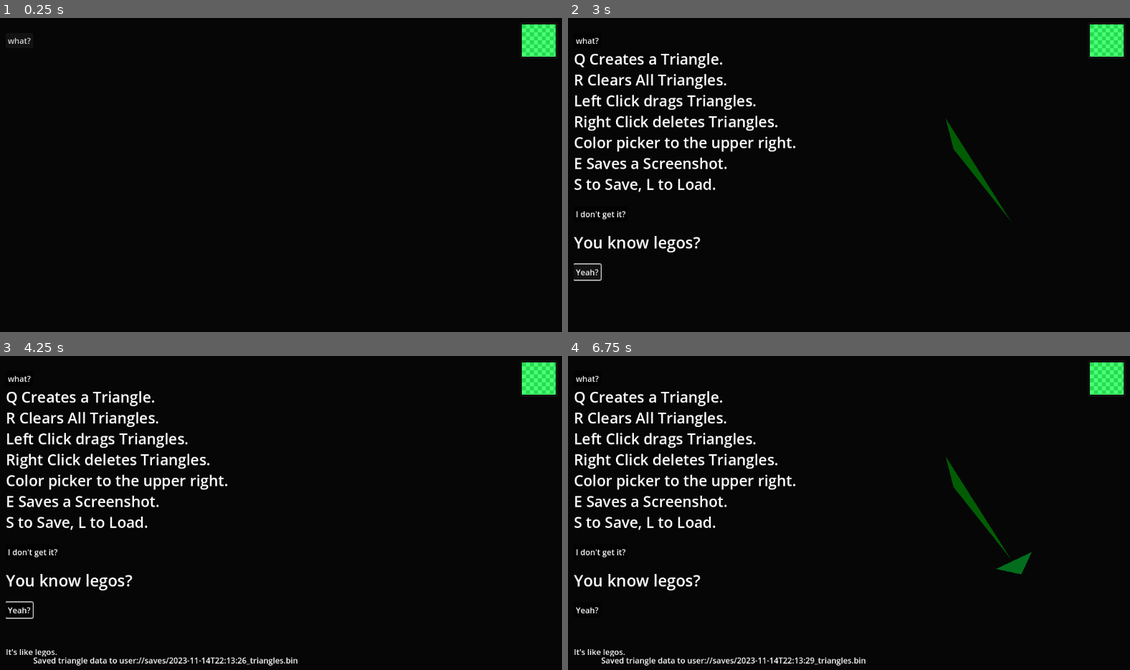
Above: before the commit, frames 1-4 (two rows, left to right).
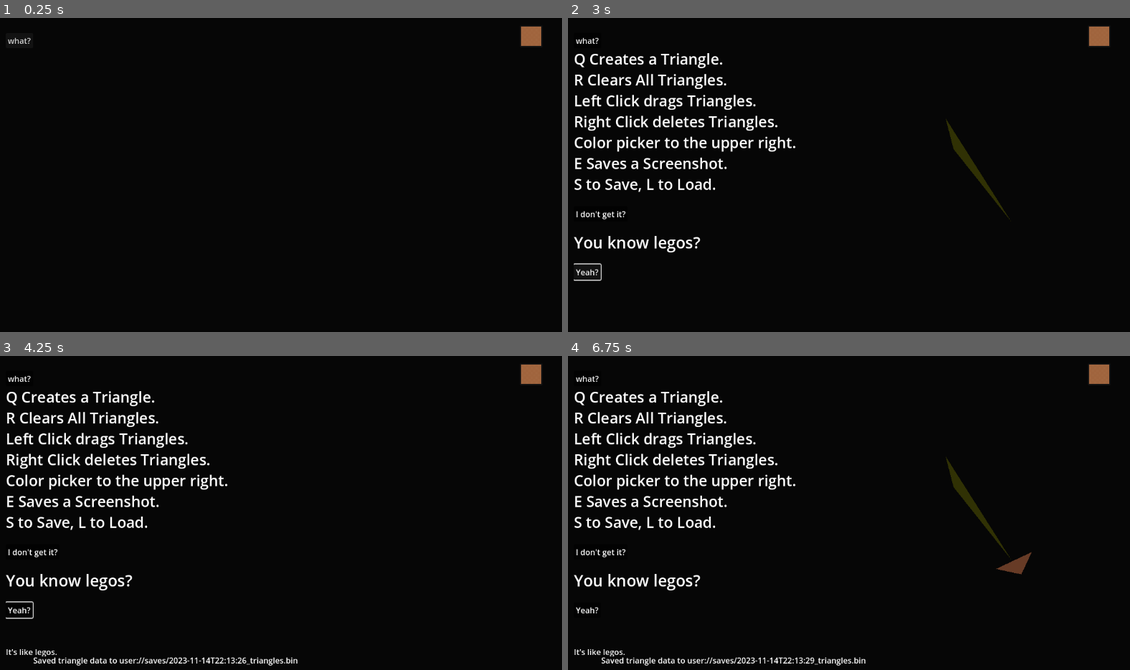
Above: after the commit, the same moments.

Repository: helloimowen/triangles
Game: Godot game, scene res://node_2d.tscn
Two runs of this game, one before a commit and one after it. Both use one fixed random seed, a clock stepped at 60 frames per second and the inputs below.
Inputs (mouse positions are in pixels of both pictures, inside the frame that each line leads up to):
- Up to frame 1 (0.25 s): no input
- Up to frame 2 (3 s): click "what?" at 0.5 s; click "I don't get it?" at 1.25 s; click "Yeah?" at 2 s; tap Enter at 2.75 s; move the mouse to (972, 162) at 2.77 s; tap Q at 2.85 s; click (972, 162) at 2.92 s
- Up to frame 3 (4.25 s): tap Space at 3.5 s; move the mouse to (337, 443) at 3.52 s; hold S from 3.53 s (still down); tap R at 3.6 s; click (337, 443) at 3.67 s
- Up to frame 4 (6.75 s): tap Enter at 4.25, 6.5 s; move the mouse to (899, 447) at 4.27 s; release S at 4.28 s; tap E at 4.35 s; tap Space at 5 s; move the mouse to (815, 582) at 5.02 s; tap L at 5.1 s; click (815, 582) at 5.17 s; click "2023-11-14T22:13:26_triangles…" at 5.75 s; move the mouse to (1017, 566) at 6.52 s; hold S from 6.53 s (still down); tap Q at 6.6 s

The runs differ from the first frame. In frame 1, 0.6% of the frame differs, in the area x 92-99%, y 2-13%; in frame 2, 1.0%; in frame 3, 0.6%; in frame 4, 1.2%, in the area x 67-99%, y 2-70%.

Commit message:
Create game releases (#3)

Diff:
--- /dev/null
+++ b/export_presets_all.cfg
@@ -0,0 +1,246 @@
+[preset.0]
+
+name="Web"
+platform="Web"
+runnable=true
+dedicated_server=false
+custom_features=""
+export_filter="all_resources"
+include_filter=""
+exclude_filter=""
+export_path="builds/Web/index.html"
+encryption_include_filters=""
+encryption_exclude_filters=""
+encrypt_pck=false
+encrypt_directory=false
+
+[preset.0.options]
+
+custom_template/debug=""
+custom_template/release=""
+variant/extensions_support=false
+vram_texture_compression/for_desktop=true
+vram_texture_compression/for_mobile=true
+html/export_icon=true
+html/custom_html_shell=""
+html/head_include="Cross-Origin-Opener-Policy = \"same-origin\"
+Cross-Origin-Embedder-Policy = \"require-corp\""
+html/canvas_resize_policy=2
+html/focus_canvas_on_start=true
+html/experimental_virtual_keyboard=true
+progressive_web_app/enabled=false
+progressive_web_app/offline_page=""
+progressive_web_app/display=1
+progressive_web_app/orientation=0
+progressive_web_app/icon_144x144=""
+progressive_web_app/icon_180x180=""
+progressive_web_app/icon_512x512=""
+progressive_web_app/background_color=Color(0, 0, 0, 1)
+
+[preset.1]
+
+name="macOS"
+platform="macOS"
+runnable=true
+dedicated_server=false
+custom_features=""
+export_filter="all_resources"
+include_filter=""
+exclude_filter=""
+export_path="builds/color-cards.zip"
+encryption_include_filters=""
+encryption_exclude_filters=""
+encrypt_pck=false
+encrypt_directory=false
+
+[preset.1.options]
+
+export/distribution_type=1
+binary_format/architecture="universal"
+custom_template/debug=""
+custom_template/release=""
+debug/export_console_wrapper=1
+application/icon="res://icon.svg"
+application/icon_interpolation=4
+application/bundle_identifier="com.triangles.art"
+application/signature=""
+application/app_category="Graphics-design"
+application/short_version=""
+application/version=""
+application/copyright=""
+application/copyright_localized={}
+application/min_macos_version="10.12"
+application/export_angle=0
+display/high_res=true
+xcode/platform_build="14C18"
+xcode/sdk_version="13.1"
+xcode/sdk_build="22C55"
+xcode/sdk_name="macosx13.1"
+xcode/xcode_version="1420"
+xcode/xcode_build="14C18"
+codesign/codesign=1
+codesign/installer_identity=""
+codesign/apple_team_id=""
+codesign/identity=""
+codesign/entitlements/custom_file=""
+codesign/entitlements/allow_jit_code_execution=false
+codesign/entitlements/allow_unsigned_executable_memory=false
+codesign/entitlements/allow_dyld_environment_variables=false
+codesign/entitlements/disable_library_validation=false
+codesign/entitlements/audio_input=false
+codesign/entitlements/camera=false
+codesign/entitlements/location=false
+codesign/entitlements/address_book=false
+codesign/entitlements/calendars=false
+codesign/entitlements/photos_library=false
+codesign/entitlements/apple_events=false
+codesign/entitlements/debugging=false
+codesign/entitlements/app_sandbox/enabled=false
+codesign/entitlements/app_sandbox/network_server=false
+codesign/entitlements/app_sandbox/network_client=false
+codesign/entitlements/app_sandbox/device_usb=false
+codesign/entitlements/app_sandbox/device_bluetooth=false
+codesign/entitlements/app_sandbox/files_downloads=0
+codesign/entitlements/app_sandbox/files_pictures=0
+codesign/entitlements/app_sandbox/files_music=0
+codesign/entitlements/app_sandbox/files_movies=0
+codesign/entitlements/app_sandbox/files_user_selected=0
+codesign/entitlements/app_sandbox/helper_executables=[]
+codesign/custom_options=PackedStringArray()
+notarization/notarization=0
+privacy/microphone_usage_description=""
+privacy/microphone_usage_description_localized={}
+privacy/camera_usage_description=""
+privacy/camera_usage_description_localized={}
+privacy/location_usage_description=""
+privacy/location_usage_description_localized={}
+privacy/address_book_usage_description=""
+privacy/address_book_usage_description_localized={}
+privacy/calendar_usage_description=""
+privacy/calendar_usage_description_localized={}
+privacy/photos_library_usage_description=""
+privacy/photos_library_usage_description_localized={}
+privacy/desktop_folder_usage_description=""
+privacy/desktop_folder_usage_description_localized={}
+privacy/documents_folder_usage_description=""
+privacy/documents_folder_usage_description_localized={}
+privacy/downloads_folder_usage_description=""
+privacy/downloads_folder_usage_description_localized={}
+privacy/network_volumes_usage_description=""
+privacy/network_volumes_usage_description_localized={}
+privacy/removable_volumes_usage_description=""
+privacy/removable_volumes_usage_description_localized={}
+ssh_remote_deploy/enabled=false
+ssh_remote_deploy/host="user@host_ip"
+ssh_remote_deploy/port="22"
+ssh_remote_deploy/extra_args_ssh=""
+ssh_remote_deploy/extra_args_scp=""
+ssh_remote_deploy/run_script="#!/usr/bin/env bash
+unzip -o -q \"{temp_dir}/{archive_name}\" -d \"{temp_dir}\"
+open \"{temp_dir}/{exe_name}.app\" --args {cmd_args}"
+ssh_remote_deploy/cleanup_script="#!/usr/bin/env bash
+kill $(pgrep -x -f \"{temp_dir}/{exe_name}.app/Contents/MacOS/{exe_name} {cmd_args}\")
+rm -rf \"{temp_dir}\""
+
+[preset.2]
+
+name="Windows Desktop"
+platform="Windows Desktop"
+runnable=true
+dedicated_server=false
+custom_features=""
+export_filter="all_resources"
+include_filter=""
+exclude_filter=""
+export_path="builds/color-cards.exe"
+encryption_include_filters=""
+encryption_exclude_filters=""
+encrypt_pck=false
+encrypt_directory=false
+
+[preset.2.options]
+
+custom_template/debug=""
+custom_template/release=""
+debug/export_console_wrapper=1
+binary_format/embed_pck=false
+texture_format/bptc=true
+texture_format/s3tc=true
+texture_format/etc=false
+texture_format/etc2=false
+binary_format/architecture="x86_64"
+codesign/enable=false
+codesign/timestamp=true
+codesign/timestamp_server_url=""
+codesign/digest_algorithm=1
+codesign/description=""
+codesign/custom_options=PackedStringArray()
+application/modify_resources=true
+application/icon=""
+application/console_wrapper_icon=""
+application/icon_interpolation=4
+application/file_version=""
+application/product_version=""
+application/company_name=""
+application/product_name=""
+application/file_description=""
+application/copyright=""
+application/trademarks=""
+application/export_angle=0
+ssh_remote_deploy/enabled=false
+ssh_remote_deploy/host="user@host_ip"
+ssh_remote_deploy/port="22"
+ssh_remote_deploy/extra_args_ssh=""
+ssh_remote_deploy/extra_args_scp=""
+ssh_remote_deploy/run_script="Expand-Archive -LiteralPath '{temp_dir}\\{archive_name}' -DestinationPath '{temp_dir}'
+$action = New-ScheduledTaskAction -Execute '{temp_dir}\\{exe_name}' -Argument '{cmd_args}'
+$trigger = New-ScheduledTaskTrigger -Once -At 00:00
+$settings = New-ScheduledTaskSettingsSet
+$task = New-ScheduledTask -Action $action -Trigger $trigger -Settings $settings
+Register-ScheduledTask godot_remote_debug -InputObject $task -Force:$true
+Start-ScheduledTask -TaskName godot_remote_debug
+while (Get-ScheduledTask -TaskName godot_remote_debug | ? State -eq running) { Start-Sleep -Milliseconds 100 }
+Unregister-ScheduledTask -TaskName godot_remote_debug -Confirm:$false -ErrorAction:SilentlyContinue"
+ssh_remote_deploy/cleanup_script="Stop-ScheduledTask -TaskName godot_remote_debug -ErrorAction:SilentlyContinue
+Unregister-ScheduledTask -TaskName godot_remote_debug -Confirm:$false -ErrorAction:SilentlyContinue
+Remove-Item -Recurse -Force '{temp_dir}'"
+
+[preset.3]
+
+name="Linux/X11"
+platform="Linux/X11"
+runnable=true
+dedicated_server=false
+custom_features=""
+export_filter="all_resources"
+include_filter=""
+exclude_filter=""
+export_path="builds/color-cards.x86_64"
+encryption_include_filters=""
+encryption_exclude_filters=""
+encrypt_pck=false
+encrypt_directory=false
+
+[preset.3.options]
+
+custom_template/debug=""
+custom_template/release=""
+debug/export_console_wrapper=1
+binary_format/embed_pck=false
+texture_format/bptc=true
+texture_format/s3tc=true
+texture_format/etc=false
+texture_format/etc2=false
+binary_format/architecture="x86_64"
+ssh_remote_deploy/enabled=false
+ssh_remote_deploy/host="user@host_ip"
+ssh_remote_deploy/port="22"
+ssh_remote_deploy/extra_args_ssh=""
+ssh_remote_deploy/extra_args_scp=""
+ssh_remote_deploy/run_script="#!/usr/bin/env bash
+export DISPLAY=:0
+unzip -o -q \"{temp_dir}/{archive_name}\" -d \"{temp_dir}\"
+\"{temp_dir}/{exe_name}\" {cmd_args}"
+ssh_remote_deploy/cleanup_script="#!/usr/bin/env bash
+kill $(pgrep -x -f \"{temp_dir}/{exe_name} {cmd_args}\")
+rm -rf \"{temp_dir}\""
--- a/node_2d.tscn
+++ b/node_2d.tscn
@@ -22,10 +22,11 @@
 [node name="ColorPickerButton" type="ColorPickerButton" parent="ColorRect"]
 layout_mode = 0
 offset_left = 1066.0
-offset_top = 11.0
+offset_top = 17.0
 offset_right = 1142.0
-offset_bottom = 84.0
-color = Color(0, 1, 0.235294, 0.709804)
+offset_bottom = 90.0
+scale = Vector2(0.6, 0.6)
+color = Color(0.627451, 0.392157, 0.235294, 0.980392)
 
 [node name="Button" type="Button" parent="ColorRect"]
 layout_mode = 0
--- a/rand_tri.gd
+++ b/rand_tri.gd
@@ -2,7 +2,6 @@
 
 const MAX_TRI_SIZE = 256
 const TRI_STARTING_POINT = [Vector2(0, 0), Vector2(15, 25), Vector2(-15, 25)]
-const LERP_SPEED = 0.9
 const MUTE_COLORS = Color(0.9, 0.9, 0.9, 1)
 
 var mod_color = true
--- a/triangle_drag.gd
+++ b/triangle_drag.gd
@@ -1,6 +1,6 @@
 extends Area2D
 
-const LERP_SPEED = 3
+const LERP_SPEED = 30
 
 var selected = false
 
Renamed: export_presets.cfg -> export_presets_web.cfg
Not shown, changed: .github/workflows/build-pull-request.yml
Not shown, added: .github/workflows/build-release.yml
Not shown, added: LICENSE
Not shown, changed: README.md
Not shown, added: VERSION
